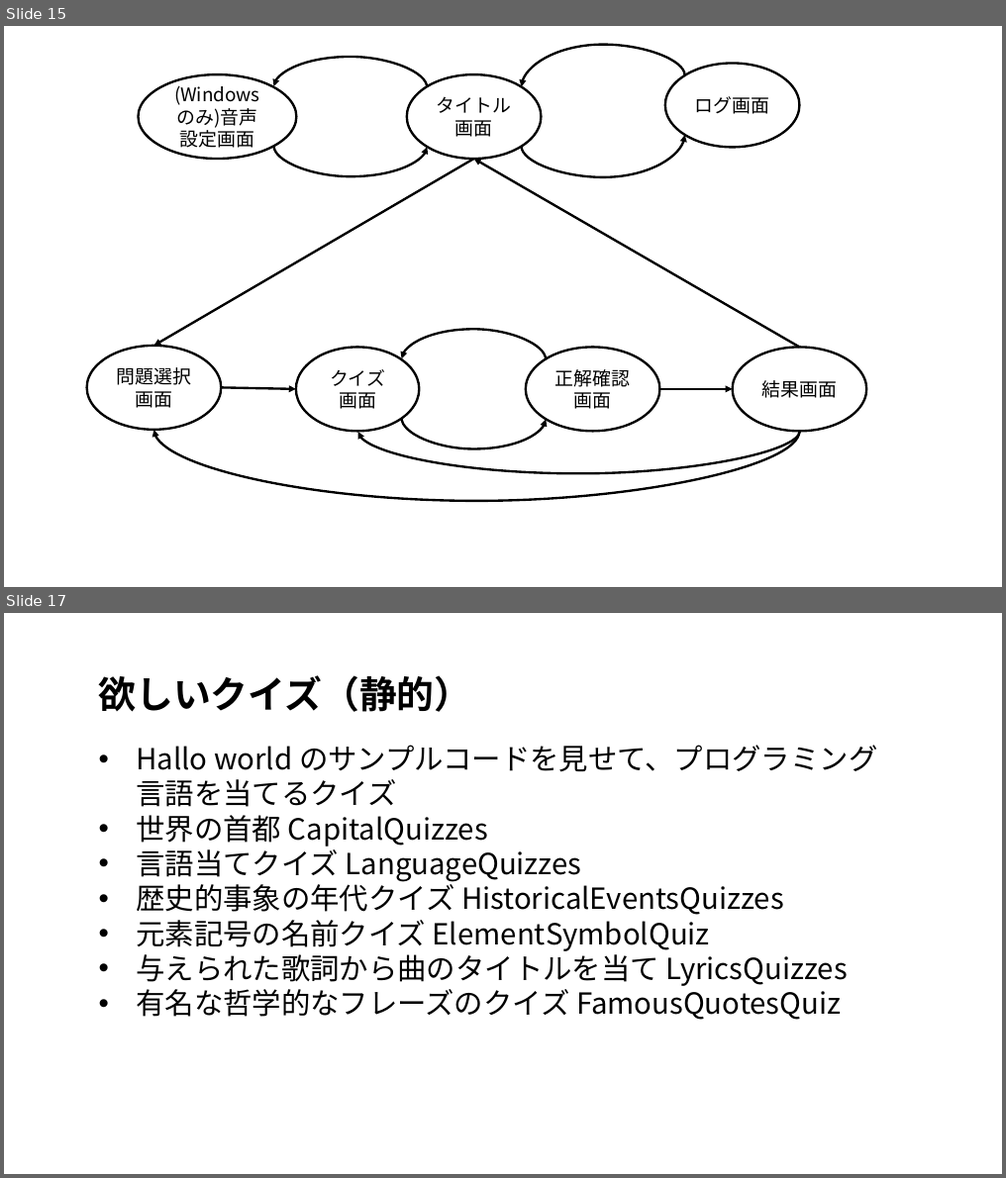
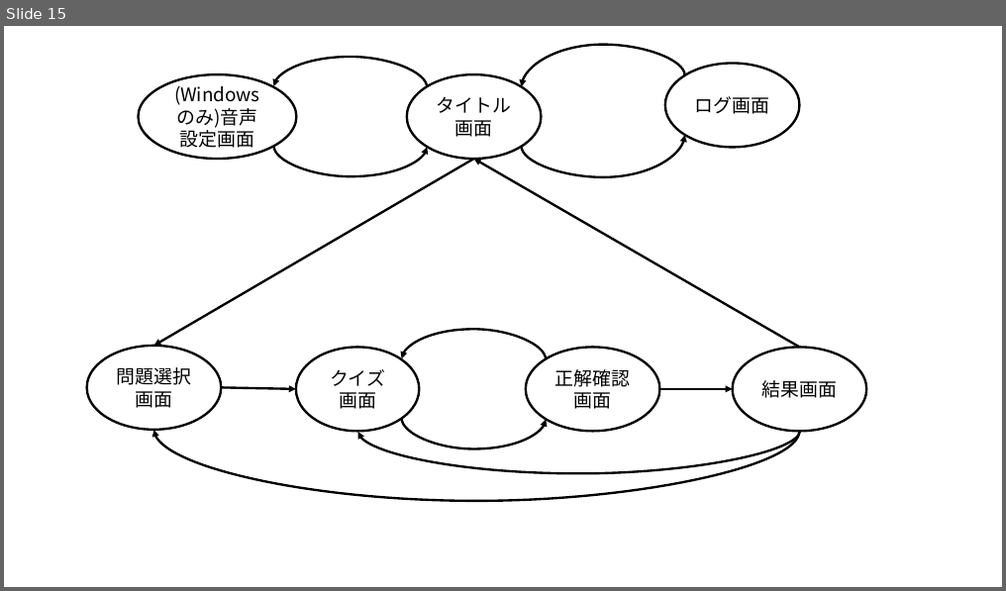
Before and after one commit to tanakai0/stdlib_py_typist, a slide deck: design.pptx. Shown one above the other, each under a label of ours: slides 15 and 17 before the commit, slide 15 after it; the slides between them are not shown. The pictures are 1006x1178 and 1006x591 pixels, drawn with LibreOffice and Linux fonts; fonts in the diff are those of the drawing. Boxes give left, top, right and bottom in pixels: in the first picture for what was removed or moved away, otherwise in the second. Text is boxed around its words. In the diff, an @@ line names an element or a change of style, - is before the commit and + after.

```diff
--- a/design.pptx
+++ b/design.pptx
@@ slide 17 removed at [4,613,1002,1174], background #FFFFFF @@
@@ text removed at [99,675,472,712] @@
-欲しいクイズ（静的）
@@ text removed at [136,745,877,1020] @@
-• Hallo world のサンプルコードを見せて、プログラミング言語を当てるクイズ
-• 世界の首都 CapitalQuizzes
-• 言語当てクイズ LanguageQuizzes
-• 歴史的事象の年代クイズ HistoricalEventsQuizzes
-• 元素記号の名前クイズ ElementSymbolQuiz
-• 与えられた歌詞から曲のタイトルを当て LyricsQuizzes
-• 有名な哲学的なフレーズのクイズ FamousQuotesQuiz
```
Also in this commit, not shown: 3 other slides removed, 2 other files.
